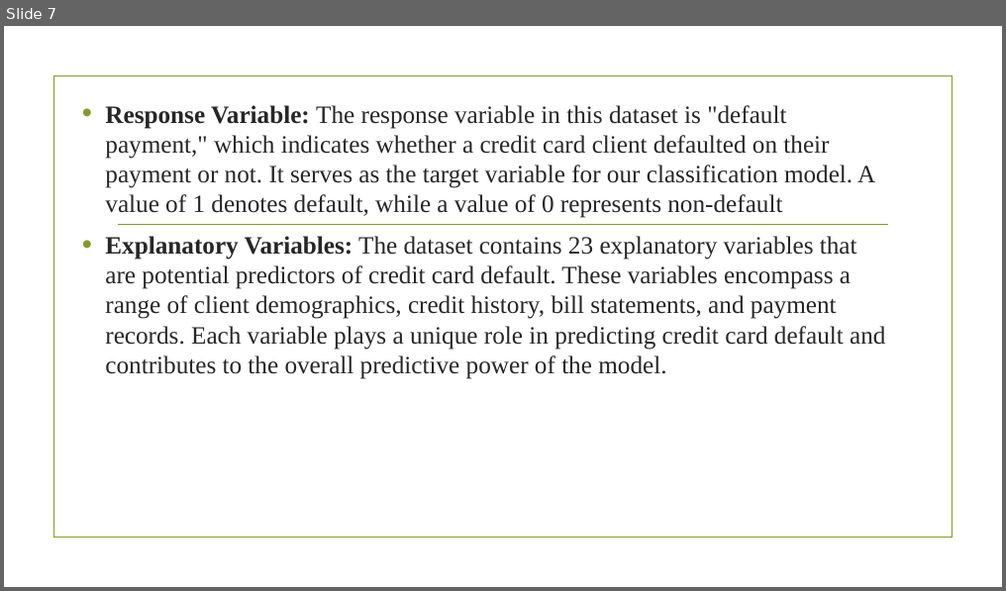
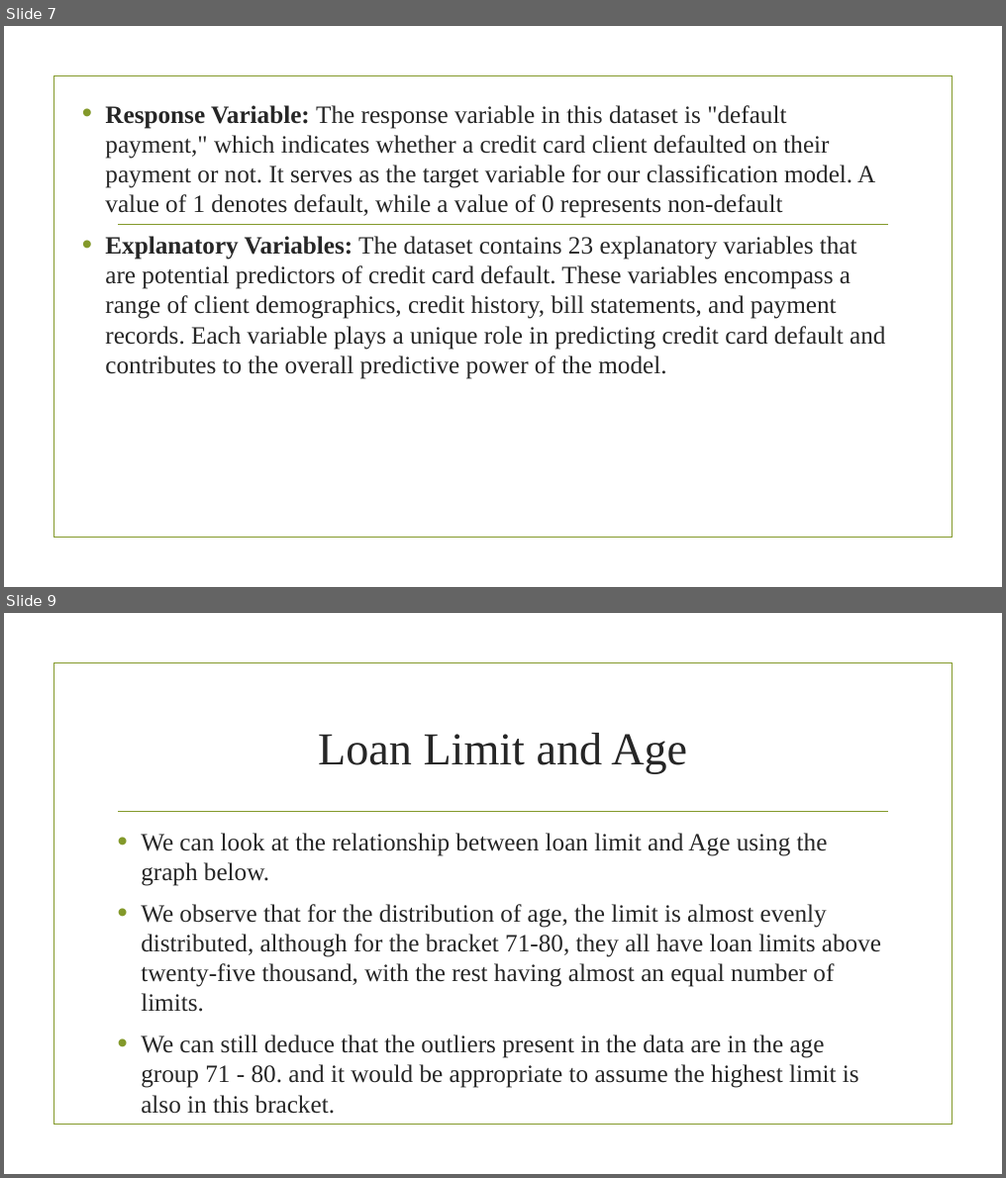
Before and after one commit to Imacharia/Default_predictor, a slide deck: CREDIT CARD DEFAULT PREDICTION.pptx. Shown one above the other, each under a label of ours: slide 7 before the commit, slides 7 and 9 after it; the slides between them are not shown. The pictures are 1006x591 and 1006x1178 pixels, drawn with LibreOffice and Linux fonts; fonts in the diff are those of the drawing; background and template pictures are left out. Boxes give left, top, right and bottom in pixels: in the first picture for what was removed or moved away, otherwise in the second. Text is boxed around its words. In the diff, an @@ line names an element or a change of style, - is before the commit and + after.

```diff
--- a/CREDIT CARD DEFAULT PREDICTION.pptx
+++ b/CREDIT CARD DEFAULT PREDICTION.pptx
@@ slide 9 added at (4, 613, 1002, 1174), background picture (left out); not listed: 2 template elements that a slide beside it also shows @@
@@ title added at (318, 733, 687, 773), 44 pt, text #262626 @@
+Loan Limit and Age
@@ text added at (141, 833, 881, 1088), 24 pt, text #262626 @@
+• We can look at the relationship between loan limit and Age using the graph below.
+• We observe that for the distribution of age, the limit is almost evenly distributed, although for the bracket 71-80, they all have loan limits above twenty-five thousand, with the rest having almost an equal number of limits.
+• We can still deduce that the outliers present in the data are in the age group 71 - 80. and it would be appropriate to assume the highest limit is also in this bracket.
```
Also in this commit, not shown: 13 other slides added, 1 slide removed, 43 other files.
